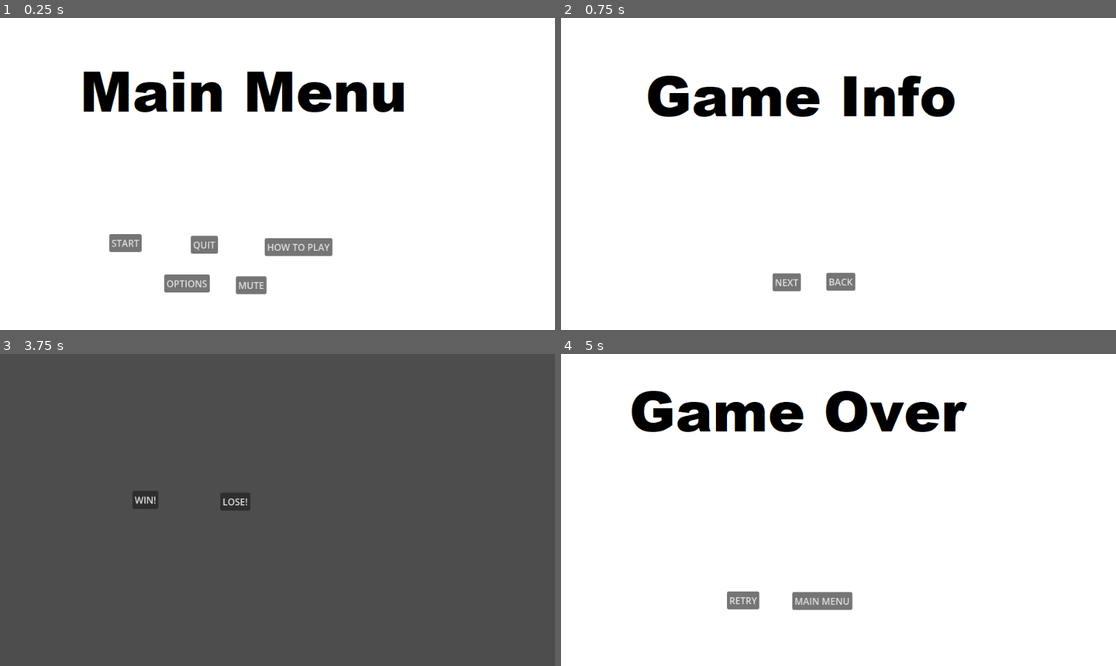
Above: before the commit, frames 1-4 (two rows, left to right).
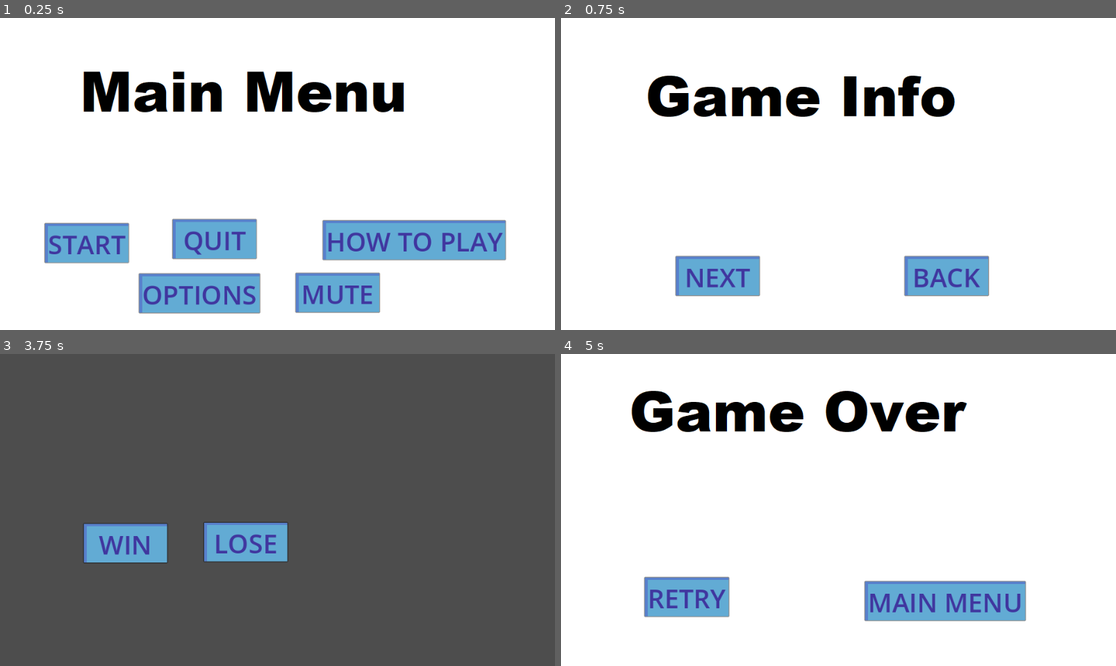
Above: after the commit, the same moments.

Repository: ickmiester/MooseTemplate
Game: Godot game, scene res://scenes/main_menu.tscn
Same seed, same stepped clock (60 frames per second), same inputs: the game is played once before the commit and once after it.
Inputs:
- Up to frame 1 (0.25 s): no input
- Up to frame 2 (0.75 s): click "HOW TO PLAY" at 0.5 s
- Up to frame 3 (3.75 s): click "BACK" at 1.25 s; click "OPTIONS" at 2 s; click "MUTE" at 2.75 s; click "START" at 3.5 s
- Up to frame 4 (5 s): click "WIN!" (after the commit: "WIN") at 4.25 s

The runs differ from the first frame. In frame 1, 14% of the frame differs, in the area x 7-92%, y 64-95%; in frame 2, 4.7%; in frame 3, 4.3%; in frame 4, 6.9%.

Commit message:
added a button theme and button sounds

Diff:
--- /dev/null
+++ b/art/new_tile_set.tres
@@ -0,0 +1,12 @@
+[gd_resource type="TileSet" load_steps=3 format=3 uid="uid://467plhj10uq7"]
+
+[ext_resource type="PackedScene" uid="uid://cnpql0m6nmm4s" path="res://scenes/nested particle emitters.tscn" id="2_f8x1u"]
+
+[sub_resource type="TileSetScenesCollectionSource" id="TileSetScenesCollectionSource_h5rre"]
+resource_name = "particles"
+scenes/1/scene = ExtResource("2_f8x1u")
+
+[resource]
+tile_size = Vector2i(64, 64)
+physics_layer_0/collision_layer = 1
+sources/1 = SubResource("TileSetScenesCollectionSource_h5rre")
--- a/project.godot
+++ b/project.godot
@@ -12,7 +12,7 @@
 
 config/name="MooseTemplate"
 run/main_scene="res://scenes/main_menu.tscn"
-config/features=PackedStringArray("4.3", "GL Compatibility")
+config/features=PackedStringArray("4.4", "GL Compatibility")
 config/icon="res://icon.svg"
 
 [display]
@@ -20,6 +20,14 @@
 window/size/viewport_width=960
 window/size/viewport_height=540
 
+[input]
+
+click={
+"deadzone": 0.2,
+"events": [Object(InputEventMouseButton,"resource_local_to_scene":false,"resource_name":"","device":-1,"window_id":0,"alt_pressed":false,"shift_pressed":false,"ctrl_pressed":false,"meta_pressed":false,"button_mask":0,"position":Vector2(0, 0),"global_position":Vector2(0, 0),"factor":1.0,"button_index":1,"canceled":false,"pressed":false,"double_click":false,"script":null)
+]
+}
+
 [rendering]
 
 renderer/rendering_method="gl_compatibility"
--- /dev/null
+++ b/scenes/MooseButton.gd
@@ -0,0 +1,41 @@
+extends Button
+
+class_name MooseButton
+
+@export var ButtonAudio:AudioStreamPlayer
+@export var EnterAudio:AudioStream
+@export var ExitAudio:AudioStream
+@export var ClickAudio:AudioStream
+
+# Called when the node enters the scene tree for the first time.
+func _ready() -> void:
+	pass # Replace with function body.
+
+
+# Called every frame. 'delta' is the elapsed time since the previous frame.
+func _process(delta: float) -> void:
+	pass
+
+
+func _on_mouse_entered() -> void:
+	if(ButtonAudio != null && EnterAudio != null):
+		ButtonAudio.stop()
+		ButtonAudio.stream = EnterAudio
+		ButtonAudio.play()
+	pass # Replace with function body.
+
+
+func _on_mouse_exited() -> void:
+	if(ButtonAudio != null && ExitAudio != null):
+		ButtonAudio.stop()
+		ButtonAudio.stream = ExitAudio
+		ButtonAudio.play()
+	pass # Replace with function body.
+
+
+func _on_button_down() -> void:
+	if(ButtonAudio != null && ClickAudio != null):
+		ButtonAudio.stop()
+		ButtonAudio.stream = ClickAudio
+		ButtonAudio.play()
+	pass # Replace with function body.
--- /dev/null
+++ b/scenes/MooseButton.tscn
@@ -0,0 +1,22 @@
+[gd_scene load_steps=4 format=3 uid="uid://k2f2m56ajwsd"]
+
+[ext_resource type="Theme" uid="uid://dyv3ew6070pcc" path="res://themes/MooseButtonTheme.tres" id="1_eny68"]
+[ext_resource type="Script" uid="uid://v14mrhcqoxd2" path="res://scenes/MooseButton.gd" id="1_m3vr7"]
+[ext_resource type="AudioStream" uid="uid://hxgshopagtmt" path="res://audio/buttonTick.wav" id="3_0e3t6"]
+
+[node name="StartButton" type="Button" node_paths=PackedStringArray("ButtonAudio")]
+offset_right = 139.0
+offset_bottom = 67.0
+theme = ExtResource("1_eny68")
+text = "START"
+script = ExtResource("1_m3vr7")
+ButtonAudio = NodePath("AudioStreamPlayer")
+EnterAudio = ExtResource("3_0e3t6")
+ExitAudio = ExtResource("3_0e3t6")
+ClickAudio = ExtResource("3_0e3t6")
+
+[node name="AudioStreamPlayer" type="AudioStreamPlayer" parent="."]
+
+[connection signal="button_down" from="." to="." method="_on_button_down"]
+[connection signal="mouse_entered" from="." to="." method="_on_mouse_entered"]
+[connection signal="mouse_exited" from="." to="." method="_on_mouse_exited"]
--- a/scenes/game.tscn
+++ b/scenes/game.tscn
@@ -1,24 +1,26 @@
-[gd_scene load_steps=2 format=3 uid="uid://cg64tss28lfvx"]
+[gd_scene load_steps=3 format=3 uid="uid://cg64tss28lfvx"]
 
-[ext_resource type="Script" path="res://scenes/game.gd" id="1_ci6ca"]
+[ext_resource type="Script" uid="uid://c7fatcaoii3ms" path="res://scenes/game.gd" id="1_ci6ca"]
+[ext_resource type="PackedScene" uid="uid://k2f2m56ajwsd" path="res://scenes/MooseButton.tscn" id="2_yqjtg"]
 
 [node name="Game" type="Node2D"]
 script = ExtResource("1_ci6ca")
 gameOverScene = "res://scenes/game_over.tscn"
 
-[node name="WinButton" type="Button" parent="."]
-offset_left = 229.0
-offset_top = 237.0
-offset_right = 274.0
-offset_bottom = 268.0
-text = "WIN!"
+[node name="WinButton" parent="." instance=ExtResource("2_yqjtg")]
+offset_left = 145.0
+offset_top = 294.0
+offset_right = 284.0
+offset_bottom = 361.0
+text = "WIN
+"
 
-[node name="LoseButton" type="Button" parent="."]
-offset_left = 381.0
-offset_top = 240.0
-offset_right = 433.0
-offset_bottom = 271.0
-text = "LOSE!"
+[node name="LoseButton" parent="." instance=ExtResource("2_yqjtg")]
+offset_left = 353.0
+offset_top = 292.0
+offset_right = 492.0
+offset_bottom = 359.0
+text = "LOSE"
 
 [connection signal="pressed" from="WinButton" to="." method="_on_win_button_pressed"]
 [connection signal="pressed" from="LoseButton" to="." method="_on_lose_button_pressed"]
--- a/scenes/game_info.tscn
+++ b/scenes/game_info.tscn
@@ -1,7 +1,8 @@
-[gd_scene load_steps=3 format=3 uid="uid://bn01my0anig87"]
+[gd_scene load_steps=4 format=3 uid="uid://bn01my0anig87"]
 
-[ext_resource type="Script" path="res://scenes/game_info.gd" id="1_telsd"]
+[ext_resource type="Script" uid="uid://dxuh7m5y6mvo5" path="res://scenes/game_info.gd" id="1_telsd"]
 [ext_resource type="Texture2D" uid="uid://bbfe1bgr8kbhc" path="res://art/game info.png" id="2_r74qy"]
+[ext_resource type="PackedScene" uid="uid://k2f2m56ajwsd" path="res://scenes/MooseButton.tscn" id="3_1ow7r"]
 
 [node name="GameInfo" type="Node2D"]
 script = ExtResource("1_telsd")
@@ -14,18 +15,18 @@
 expand_mode = 2
 stretch_mode = 4
 
-[node name="NextButton" type="Button" parent="."]
-offset_left = 366.0
-offset_top = 442.0
-offset_right = 415.0
-offset_bottom = 473.0
+[node name="NextButton" parent="." instance=ExtResource("3_1ow7r")]
+offset_left = 199.0
+offset_top = 413.0
+offset_right = 338.0
+offset_bottom = 480.0
 text = "NEXT"
 
-[node name="BackButton" type="Button" parent="."]
-offset_left = 459.0
-offset_top = 441.0
-offset_right = 509.0
-offset_bottom = 472.0
+[node name="BackButton" parent="." instance=ExtResource("3_1ow7r")]
+offset_left = 595.0
+offset_top = 413.0
+offset_right = 734.0
+offset_bottom = 480.0
 text = "BACK"
 
 [connection signal="pressed" from="BackButton" to="." method="_on_back_button_pressed"]
--- a/scenes/game_over.tscn
+++ b/scenes/game_over.tscn
@@ -1,7 +1,8 @@
-[gd_scene load_steps=3 format=3 uid="uid://c8vbugfvukqgs"]
+[gd_scene load_steps=4 format=3 uid="uid://c8vbugfvukqgs"]
 
-[ext_resource type="Script" path="res://scenes/game_over.gd" id="1_wfhyj"]
+[ext_resource type="Script" uid="uid://128r6a6ug65k" path="res://scenes/game_over.gd" id="1_wfhyj"]
 [ext_resource type="Texture2D" uid="uid://b3x6c1qmmc7wo" path="res://art/game over.png" id="2_dk1yy"]
+[ext_resource type="PackedScene" uid="uid://k2f2m56ajwsd" path="res://scenes/MooseButton.tscn" id="3_tbwuq"]
 
 [node name="GameOver" type="Node2D"]
 script = ExtResource("1_wfhyj")
@@ -15,18 +16,18 @@
 expand_mode = 2
 stretch_mode = 4
 
-[node name="RetryButton" type="Button" parent="."]
-offset_left = 287.0
-offset_top = 411.0
-offset_right = 343.0
-offset_bottom = 442.0
+[node name="RetryButton" parent="." instance=ExtResource("3_tbwuq")]
+offset_left = 145.0
+offset_top = 387.0
+offset_right = 284.0
+offset_bottom = 454.0
 text = "RETRY"
 
-[node name="MainMenuButton" type="Button" parent="."]
-offset_left = 400.0
-offset_top = 412.0
-offset_right = 504.0
-offset_bottom = 443.0
+[node name="MainMenuButton" parent="." instance=ExtResource("3_tbwuq")]
+offset_left = 526.0
+offset_top = 394.0
+offset_right = 665.0
+offset_bottom = 461.0
 text = "MAIN MENU"
 
 [connection signal="pressed" from="RetryButton" to="." method="_on_retry_button_pressed"]
--- a/scenes/main_menu.tscn
+++ b/scenes/main_menu.tscn
@@ -1,7 +1,8 @@
-[gd_scene load_steps=3 format=3 uid="uid://cult5pickc1hw"]
+[gd_scene load_steps=4 format=3 uid="uid://cult5pickc1hw"]
 
-[ext_resource type="Script" path="res://scenes/main_menu.gd" id="1_hb7w4"]
+[ext_resource type="Script" uid="uid://csvhywhk8g8lh" path="res://scenes/main_menu.gd" id="1_hb7w4"]
 [ext_resource type="Texture2D" uid="uid://jocfv8j21a55" path="res://art/main menu.png" id="2_tm74w"]
+[ext_resource type="PackedScene" uid="uid://k2f2m56ajwsd" path="res://scenes/MooseButton.tscn" id="3_bqqt6"]
 
 [node name="MainMenu" type="Node2D"]
 script = ExtResource("1_hb7w4")
@@ -9,7 +10,7 @@
 infoScene = "res://scenes/game_info.tscn"
 
 [node name="BackgroundImage" type="TextureRect" parent="."]
-anchors_preset = -1
+anchors_preset = 15
 anchor_right = 1.0
 anchor_bottom = 1.0
 offset_right = 960.0
@@ -19,43 +20,43 @@
 texture = ExtResource("2_tm74w")
 expand_mode = 3
 
-[node name="StartButton" type="Button" parent="."]
-offset_left = 189.0
-offset_top = 374.0
-offset_right = 245.0
-offset_bottom = 405.0
-text = "START"
+[node name="StartButton" parent="." instance=ExtResource("3_bqqt6")]
+offset_left = 78.0
+offset_top = 356.0
+offset_right = 217.0
+offset_bottom = 423.0
 
-[node name="QuitButton" type="Button" parent="."]
-offset_left = 330.0
-offset_top = 377.0
-offset_right = 377.0
-offset_bottom = 408.0
+[node name="Quit" parent="." instance=ExtResource("3_bqqt6")]
+offset_left = 299.0
+offset_top = 349.0
+offset_right = 438.0
+offset_bottom = 416.0
 text = "QUIT"
 
-[node name="InfoButton" type="Button" parent="."]
-offset_left = 458.0
-offset_top = 381.0
-offset_right = 575.0
-offset_bottom = 412.0
+[node name="InfoButton" parent="." instance=ExtResource("3_bqqt6")]
+offset_left = 559.0
+offset_top = 351.0
+offset_right = 869.0
+offset_bottom = 418.0
 text = "HOW TO PLAY"
 
-[node name="OptionsButton" type="Button" parent="."]
-offset_left = 284.0
-offset_top = 444.0
-offset_right = 363.0
-offset_bottom = 475.0
+[node name="OptionsButton" parent="." instance=ExtResource("3_bqqt6")]
+offset_left = 241.0
+offset_top = 443.0
+offset_right = 380.0
+offset_bottom = 510.0
 text = "OPTIONS"
 
-[node name="MUTE" type="Button" parent="."]
-offset_left = 408.0
-offset_top = 447.0
-offset_right = 461.0
-offset_bottom = 478.0
-text = "MUTE"
+[node name="MuteButton" parent="." instance=ExtResource("3_bqqt6")]
+offset_left = 512.0
+offset_top = 442.0
+offset_right = 651.0
+offset_bottom = 509.0
+text = "MUTE
+"
 
 [connection signal="pressed" from="StartButton" to="." method="_on_start_button_pressed"]
-[connection signal="pressed" from="QuitButton" to="." method="_on_quit_button_pressed"]
+[connection signal="pressed" from="Quit" to="." method="_on_quit_button_pressed"]
 [connection signal="pressed" from="InfoButton" to="." method="_on_info_button_pressed"]
 [connection signal="pressed" from="OptionsButton" to="." method="_on_options_button_pressed"]
-[connection signal="pressed" from="MUTE" to="." method="_on_mute_pressed"]
+[connection signal="pressed" from="MuteButton" to="." method="_on_mute_pressed"]
--- /dev/null
+++ b/scenes/nested particle emitters.tscn
@@ -0,0 +1,11 @@
+[gd_scene load_steps=2 format=3 uid="uid://cnpql0m6nmm4s"]
+
+[ext_resource type="Texture2D" uid="uid://b3x6c1qmmc7wo" path="res://art/game over.png" id="1_nx3be"]
+
+[node name="Node2D" type="Node2D"]
+
+[node name="CPUParticles2D" type="CPUParticles2D" parent="."]
+
+[node name="Sprite2D" type="Sprite2D" parent="."]
+scale = Vector2(0.0225695, 0.0225694)
+texture = ExtResource("1_nx3be")
--- /dev/null
+++ b/scenes/particles tile.tscn
@@ -0,0 +1,12 @@
+[gd_scene load_steps=2 format=3 uid="uid://bygv7oi82stjs"]
+
+[ext_resource type="Texture2D" uid="uid://bbfe1bgr8kbhc" path="res://art/game info.png" id="1_yvqvl"]
+
+[node name="CPUParticles2D" type="CPUParticles2D"]
+emission_shape = 3
+emission_rect_extents = Vector2(5, 1)
+
+[node name="GameInfo" type="Sprite2D" parent="."]
+position = Vector2(-9.53674e-07, -1.66893e-06)
+scale = Vector2(0.04375, 0.0814815)
+texture = ExtResource("1_yvqvl")
--- /dev/null
+++ b/scenes/tile_map_clicker.gd
@@ -0,0 +1,6 @@
+extends TileMapLayer
+
+
+func _input(event: InputEvent) -> void:
+	if(event.is_action_pressed("click")):
+		set_cell(local_to_map(get_local_mouse_position()), 1, Vector2i.ZERO, 1);
--- /dev/null
+++ b/themes/MooseButtonTheme.tres
@@ -0,0 +1,45 @@
+[gd_resource type="Theme" load_steps=5 format=3 uid="uid://dyv3ew6070pcc"]
+
+[sub_resource type="StyleBoxFlat" id="StyleBoxFlat_v8fxh"]
+bg_color = Color(0.832952, 0.503226, 0.361996, 1)
+corner_radius_top_left = 20
+corner_radius_top_right = 5
+corner_radius_bottom_right = 20
+corner_radius_bottom_left = 5
+
+[sub_resource type="StyleBoxFlat" id="StyleBoxFlat_38pda"]
+bg_color = Color(0.345098, 0.501961, 0.8, 1)
+border_width_left = 3
+border_width_top = 3
+border_color = Color(0.384314, 0.670588, 0.831373, 1)
+expand_margin_right = 3.0
+shadow_size = 3
+
+[sub_resource type="StyleBoxFlat" id="StyleBoxFlat_hacea"]
+bg_color = Color(0.384314, 0.670588, 0.831373, 1)
+border_width_left = 5
+border_width_top = 4
+border_color = Color(0.345098, 0.501961, 0.8, 1)
+expand_margin_right = 5.0
+shadow_size = 2
+
+[sub_resource type="StyleBoxFlat" id="StyleBoxFlat_hea0a"]
+bg_color = Color(0.345098, 0.501961, 0.8, 1)
+border_width_left = 3
+border_width_top = 3
+border_color = Color(0.25098, 0.211765, 0.623529, 1)
+expand_margin_right = 3.0
+shadow_size = 3
+
+[resource]
+Button/colors/font_color = Color(0.25098, 0.211765, 0.623529, 1)
+Button/colors/font_disabled_color = Color(0.20033, 0.20033, 0.20033, 0.5)
+Button/colors/font_focus_color = Color(0.25098, 0.211765, 0.623529, 1)
+Button/colors/font_hover_color = Color(0.25098, 0.211765, 0.623529, 1)
+Button/colors/font_pressed_color = Color(0.501961, 0.160784, 0.329412, 1)
+Button/font_sizes/font_size = 45
+Button/styles/disabled = SubResource("StyleBoxFlat_v8fxh")
+Button/styles/hover = SubResource("StyleBoxFlat_38pda")
+Button/styles/normal = SubResource("StyleBoxFlat_hacea")
+Button/styles/pressed = SubResource("StyleBoxFlat_hea0a")
+Label/colors/font_color = Color(0.686275, 0.411765, 0.74902, 1)
Binary file added: addons/PaletteTools/Images/Blank.png
Not shown, added: addons/PaletteTools/Images/Blank.png.import
Binary file added: addons/PaletteTools/Images/Plus.png
Not shown, added: addons/PaletteTools/Images/Plus.png.import
Binary file added: addons/PaletteTools/Images/spyglass.png
Not shown, added: addons/PaletteTools/Images/spyglass.png.import
Not shown, added: addons/PaletteTools/Scenes/color_sample.tscn
Not shown, added: addons/PaletteTools/Scenes/custom_palette.tscn
Not shown, added: addons/PaletteTools/Scenes/custom_picker.tscn
Not shown, added: addons/PaletteTools/Scenes/palette_tools.tscn
Not shown, added: addons/PaletteTools/Scenes/plus_box.tscn
Not shown, added: addons/PaletteTools/Scripts/custom_picker.gd
(and 30 more such lines)
